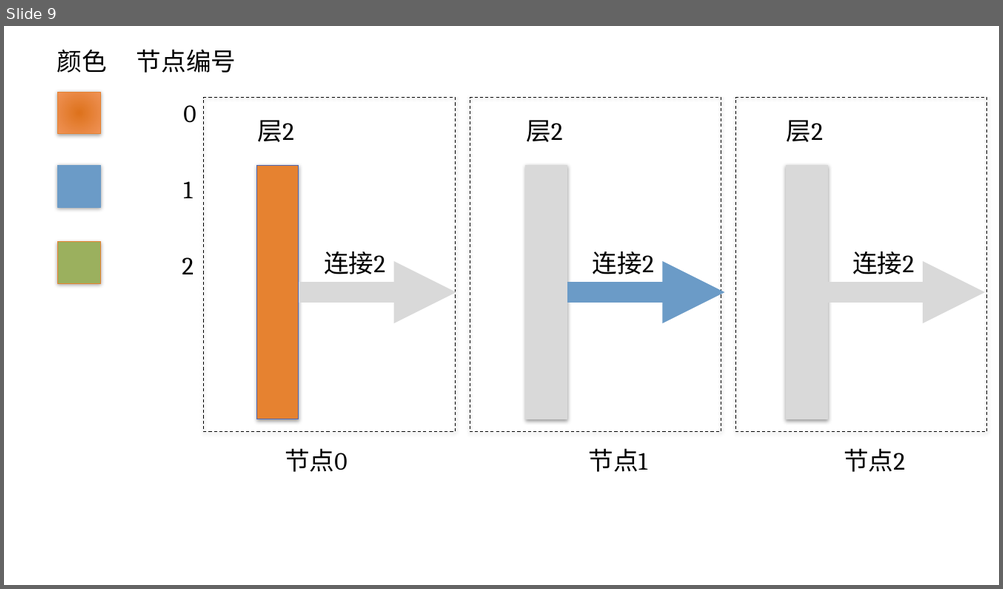
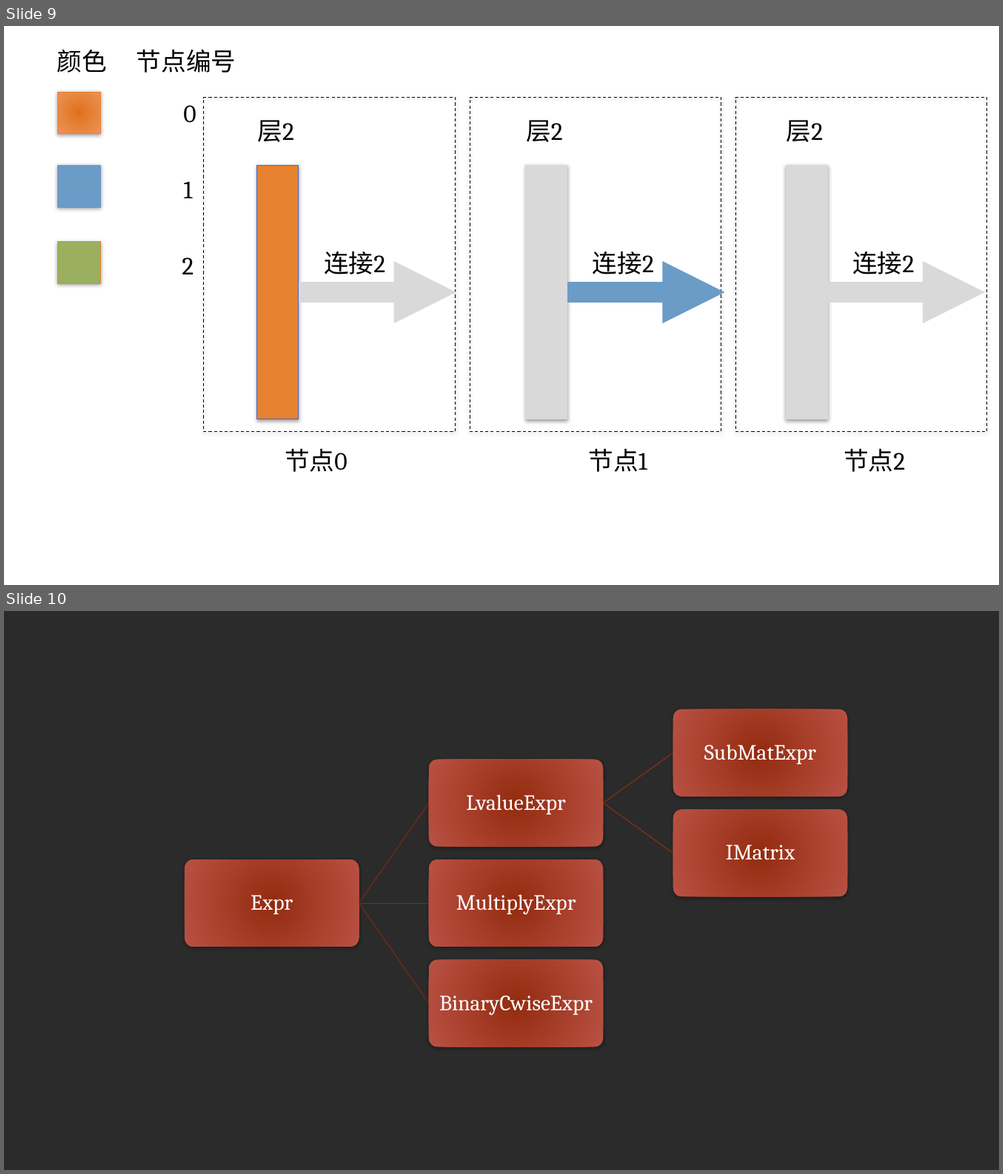
Before and after one commit to Hanjun-Dai/IECABrainDoc, a slide deck: Hanjun/Pictures.pptx. Shown one above the other, each under a label of ours: slide 9 before the commit, slides 9 and 10 after it. The pictures are 1003x589 and 1003x1174 pixels, drawn with LibreOffice and Linux fonts; fonts in the diff are those of the drawing; background and template pictures are left out; a plain dark background stands for a picture behind light text. Boxes give left, top, right and bottom in pixels: in the first picture for what was removed or moved away, otherwise in the second. Text is boxed around its words. In the diff, an @@ line names an element or a change of style, - is before the commit and + after.

```diff
--- a/Hanjun/Pictures.pptx
+++ b/Hanjun/Pictures.pptx
@@ slide 10 added at box(4, 611, 999, 1170), background picture (left out) @@
@@ group added at box(185, 709, 847, 1048): 6 rounded rectangles, 6 texts, 5 freeform shapes @@
+Expr
+LvalueExpr
+SubMatExpr
+IMatrix
+MultiplyExpr
+BinaryCwiseExpr
```
Also in this commit, not shown: 3 other files.
